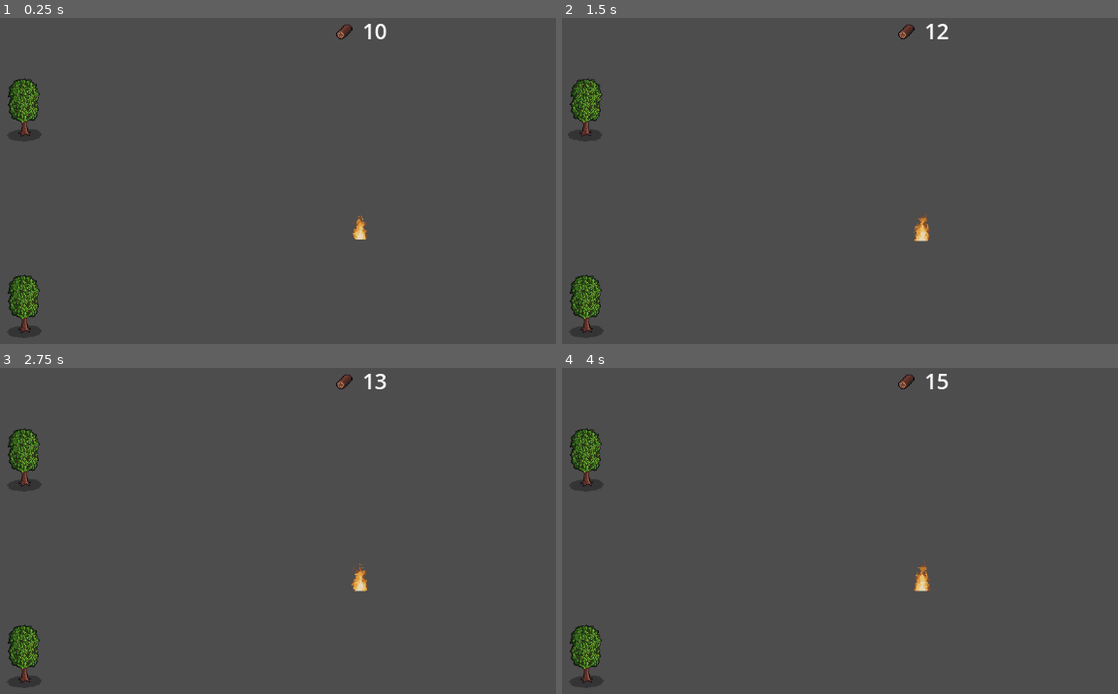
Above: before the commit, frames 1-4 (two rows, left to right).
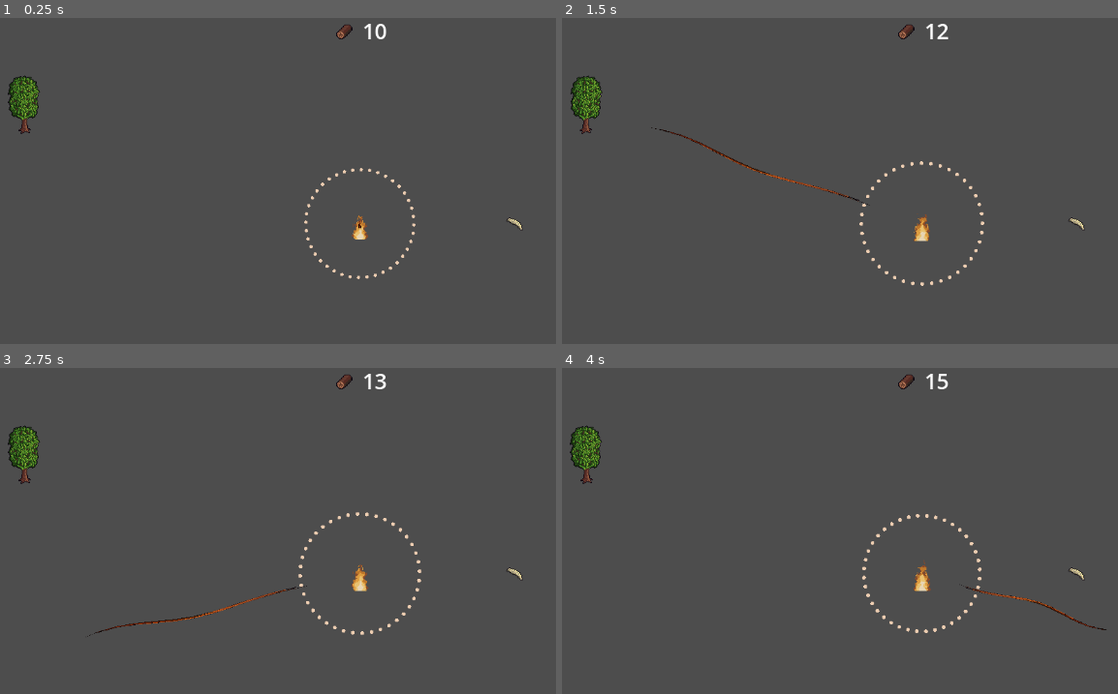
Above: after the commit, the same moments.

Repository: pelle5555/feed_fire
Game: Godot game, scene res://Main_Scene.tscn
The game is run twice, just before and just after one commit, with the same random seed, the same clock (stepped at 60 frames per second) and the same inputs.
Inputs (mouse positions are in pixels of both pictures, inside the frame that each line leads up to):
- Up to frame 1 (0.25 s): no input
- Up to frame 2 (1.5 s): tap Enter (ui_accept) at 0.5, 0.77, 1.25 s; click (923, 223) at 0.67 s; move the mouse to (584, 109) at 1.27 s; click (584, 109) at 1.42 s
- Up to frame 3 (2.75 s): tap Enter (ui_accept) at 1.52 s; move the mouse to (22, 654) at 2.02 s; click (22, 654) at 2.17 s
- Up to frame 4 (4 s): move the mouse to (884, 661) at 2.77 s; click (884, 661) at 2.92 s; tap Enter (ui_accept) at 3.02, 3.77 s; move the mouse to (outside the picture) at 3.52 s; click (outside the picture) at 3.67 s

The runs differ from the first frame. In frame 1, 1.8% of the frame differs, in the area x 1-94%, y 17-99%; in frame 2, 2.1%; in frame 3, 2.1%; in frame 4, 2.0%.

Commit message:
added fireline and circle

Diff:
--- a/Main_Scene.tscn
+++ b/Main_Scene.tscn
@@ -5,6 +5,7 @@
 [ext_resource type="Theme" uid="uid://c6yfacx51o2ms" path="res://Assets/Themes/UI_theme.tres" id="2_7fr83"]
 [ext_resource type="Texture2D" uid="uid://buhotq5mrqifq" path="res://Assets/Sprites/Trees_Free/Forage Items/Singles/Forage Items/08_Oak_Log.png" id="3_qtktj"]
 [ext_resource type="PackedScene" uid="uid://op5xh4680js4" path="res://Scenes/tree.tscn" id="5_qtktj"]
+[ext_resource type="PackedScene" uid="uid://76lovydo6bt0" path="res://Scenes/ember.tscn" id="6_654x7"]
 
 [sub_resource type="LabelSettings" id="LabelSettings_tkmsp"]
 font_size = 32
@@ -50,18 +51,11 @@
 label_settings = SubResource("LabelSettings_tkmsp")
 horizontal_alignment = 1
 
-[node name="Tree" parent="." unique_id=399329243 instance=ExtResource("5_qtktj")]
+[node name="Tree" parent="." unique_id=399329243 node_paths=PackedStringArray("inventory") instance=ExtResource("5_qtktj")]
 position = Vector2(-499, -170)
+inventory = NodePath("../Inventory")
 
-[node name="Area2D" parent="Tree" index="0" unique_id=695366536 node_paths=PackedStringArray("inventory")]
-inventory = NodePath("../../Inventory")
-
-[node name="Tree2" parent="." unique_id=1122002656 instance=ExtResource("5_qtktj")]
-position = Vector2(-499, -170)
-
-[node name="Area2D" parent="Tree2" index="0" unique_id=695366536 node_paths=PackedStringArray("inventory")]
-position = Vector2(0, 293)
-inventory = NodePath("../../Inventory")
+[node name="Ember" parent="." unique_id=637704573 instance=ExtResource("6_654x7")]
+position = Vector2(231, 0)
 
 [editable path="Tree"]
-[editable path="Tree2"]
--- /dev/null
+++ b/Scenes/ember.tscn
@@ -0,0 +1,20 @@
+[gd_scene format=3 uid="uid://76lovydo6bt0"]
+
+[ext_resource type="Script" uid="uid://c01wobxyyfwwo" path="res://Scripts/ember.gd" id="1_snadj"]
+[ext_resource type="PackedScene" uid="uid://dpbuhrnywco3f" path="res://Scenes/mouse_click_component.tscn" id="2_8gqj3"]
+[ext_resource type="Texture2D" uid="uid://dn31gbhuexsr3" path="res://Assets/Sprites/Trees_Free/Forage Items/Singles/Forage Items/05_Birch_Seed.png" id="3_snadj"]
+
+[sub_resource type="CircleShape2D" id="CircleShape2D_b8058"]
+radius = 20.024984
+
+[node name="Ember" type="Node2D" unique_id=637704573]
+script = ExtResource("1_snadj")
+
+[node name="MouseClickComponent" parent="." unique_id=1124591605 node_paths=PackedStringArray("clickable") instance=ExtResource("2_8gqj3")]
+clickable = NodePath("..")
+
+[node name="Sprite2D" type="Sprite2D" parent="MouseClickComponent" unique_id=338855072]
+texture = ExtResource("3_snadj")
+
+[node name="CollisionShape2D" type="CollisionShape2D" parent="MouseClickComponent" unique_id=1044806545]
+shape = SubResource("CircleShape2D_b8058")
--- a/Scenes/fire.tscn
+++ b/Scenes/fire.tscn
@@ -1,7 +1,10 @@
 [gd_scene format=3 uid="uid://bbaflvyj1wesb"]
 
 [ext_resource type="Script" uid="uid://cdspe4u1epitc" path="res://Scripts/fire.gd" id="1_yr3ur"]
+[ext_resource type="PackedScene" uid="uid://dpbuhrnywco3f" path="res://Scenes/mouse_click_component.tscn" id="2_idb68"]
 [ext_resource type="Texture2D" uid="uid://drvr2vstwnr8k" path="res://Assets/Sprites/Fire/Group 5 - 4.png" id="2_yr3ur"]
+[ext_resource type="Texture2D" uid="uid://p3elqbhpy564" path="res://Assets/Sprites/Trees_Free/Forage Items/Singles/Forage Items/10_Oak_Seed.png" id="4_s2jnl"]
+[ext_resource type="Script" uid="uid://dfcywkyqkv461" path="res://Scripts/influence.gd" id="5_8uni6"]
 
 [sub_resource type="AtlasTexture" id="AtlasTexture_idb68"]
 atlas = ExtResource("2_yr3ur")
@@ -70,13 +73,29 @@
 [sub_resource type="CircleShape2D" id="CircleShape2D_yr3ur"]
 radius = 45.044422
 
-[node name="Fire" type="Area2D" unique_id=239073171]
+[sub_resource type="Gradient" id="Gradient_idb68"]
+offsets = PackedFloat32Array(0.04115854, 0.50457317, 1)
+colors = PackedColorArray(0.99999994, 0.886899, 0.78418094, 1, 1, 0.6373664, 0.2273457, 1, 0.92434746, 0.260992, 0.076123275, 1)
+
+[node name="Fire" type="Node2D" unique_id=368429430]
 script = ExtResource("1_yr3ur")
 
-[node name="AnimatedSprite2D" type="AnimatedSprite2D" parent="." unique_id=596624345]
+[node name="MouseClickComponent" parent="." unique_id=1124591605 node_paths=PackedStringArray("clickable") instance=ExtResource("2_idb68")]
+clickable = NodePath("..")
+
+[node name="AnimatedSprite2D" type="AnimatedSprite2D" parent="MouseClickComponent" unique_id=596624345]
 sprite_frames = SubResource("SpriteFrames_lcnk6")
 autoplay = "default"
-frame_progress = 0.8393003
+frame_progress = 0.05340195
 
-[node name="CollisionShape2D" type="CollisionShape2D" parent="." unique_id=76047691]
+[node name="CollisionShape2D" type="CollisionShape2D" parent="MouseClickComponent" unique_id=76047691]
 shape = SubResource("CircleShape2D_yr3ur")
+
+[node name="FireLine" type="Line2D" parent="." unique_id=1957546261]
+width = 5.0
+gradient = SubResource("Gradient_idb68")
+texture = ExtResource("4_s2jnl")
+texture_mode = 2
+
+[node name="Influence" type="Area2D" parent="." unique_id=1107249097]
+script = ExtResource("5_8uni6")
--- /dev/null
+++ b/Scenes/mouse_click_component.tscn
@@ -0,0 +1,6 @@
+[gd_scene format=3 uid="uid://dpbuhrnywco3f"]
+
+[ext_resource type="Script" uid="uid://cqksxiy0thite" path="res://Scenes/mouse_input_component.gd" id="1_wxovb"]
+
+[node name="MouseClickComponent" type="Area2D" unique_id=1124591605]
+script = ExtResource("1_wxovb")
--- /dev/null
+++ b/Scenes/mouse_input_component.gd
@@ -0,0 +1,7 @@
+extends Area2D
+@export var clickable: Node2D
+
+func _input_event(viewport: Viewport, event: InputEvent, shape_idx: int) -> void:
+	if event is InputEventMouseButton:
+		if event.button_index == MOUSE_BUTTON_LEFT and event.pressed:
+			clickable.mouse_click()
--- a/Scenes/tree.tscn
+++ b/Scenes/tree.tscn
@@ -1,11 +1,12 @@
 [gd_scene format=3 uid="uid://op5xh4680js4"]
 
-[ext_resource type="Texture2D" uid="uid://t0mqdga0mk3a" path="res://Assets/Sprites/Trees_Free/Shadow/Black Outline/Premium_Trees_Black_Outline.png" id="1_0vwjc"]
 [ext_resource type="Script" uid="uid://cc1xemu252gat" path="res://Scripts/tree.gd" id="1_rsuno"]
+[ext_resource type="PackedScene" uid="uid://dpbuhrnywco3f" path="res://Scenes/mouse_click_component.tscn" id="2_l7sa7"]
+[ext_resource type="Texture2D" uid="uid://bqlf606k5i3eu" path="res://Assets/Sprites/Trees_Free/NoShadow/Black Outline/Premium_Trees_Black_Outline.png" id="3_l7sa7"]
 
-[sub_resource type="AtlasTexture" id="AtlasTexture_rsuno"]
-atlas = ExtResource("1_0vwjc")
-region = Rect2(448, 112, 64, 112)
+[sub_resource type="AtlasTexture" id="AtlasTexture_l3oha"]
+atlas = ExtResource("3_l7sa7")
+region = Rect2(448, 120, 64, 104)
 
 [sub_resource type="RectangleShape2D" id="RectangleShape2D_l7sa7"]
 size = Vector2(59, 100)
@@ -48,16 +49,18 @@
 }
 
 [node name="Tree" type="Node2D" unique_id=399329243]
-
-[node name="Area2D" type="Area2D" parent="." unique_id=695366536]
 script = ExtResource("1_rsuno")
 
-[node name="Sprite2D" type="Sprite2D" parent="Area2D" unique_id=1100963449]
-texture = SubResource("AtlasTexture_rsuno")
+[node name="MouseClickComponent" parent="." unique_id=1124591605 node_paths=PackedStringArray("clickable") instance=ExtResource("2_l7sa7")]
+clickable = NodePath("..")
 
-[node name="CollisionShape2D" type="CollisionShape2D" parent="Area2D" unique_id=1974397700]
+[node name="Sprite2D" type="Sprite2D" parent="MouseClickComponent" unique_id=1100963449]
+texture = SubResource("AtlasTexture_l3oha")
+
+[node name="CollisionShape2D" type="CollisionShape2D" parent="MouseClickComponent" unique_id=1974397700]
 position = Vector2(-1.5, -1)
 shape = SubResource("RectangleShape2D_l7sa7")
 
-[node name="AnimationPlayer" type="AnimationPlayer" parent="Area2D" unique_id=89140364]
+[node name="AnimationPlayer" type="AnimationPlayer" parent="." unique_id=89140364]
+root_node = NodePath("../MouseClickComponent")
 libraries/ = SubResource("AnimationLibrary_l3oha")
--- /dev/null
+++ b/Scripts/ember.gd
@@ -0,0 +1,15 @@
+extends Node2D
+
+
+# Called when the node enters the scene tree for the first time.
+func _ready() -> void:
+	pass # Replace with function body.
+
+
+# Called every frame. 'delta' is the elapsed time since the previous frame.
+func _process(delta: float) -> void:
+	pass
+
+
+func mouse_click() -> void:
+	print("click click")
--- a/Scripts/fire.gd
+++ b/Scripts/fire.gd
@@ -3,26 +3,60 @@
 
 @onready var animated_sprite_2d: AnimatedSprite2D = $AnimatedSprite2D
 @onready var inventory: MarginContainer = $"../Inventory"
+@onready var fire_line: Line2D = $FireLine
+@onready var collision_shape_2d: CollisionShape2D = $Influence/CollisionShape2D
 
 
 @export var fire_starting_size: float = 1
 @export var fire_increase: float = 0.1
+
+@export var starting_influence: float = 65.0
+
+@export var segments: int = 18
+@export var jitter: float = 10.0
+
+var _t := 0.0
 var fire_size: float
+var influence: float
 
 func _ready() -> void:
 	fire_size = fire_starting_size
+	influence = starting_influence
 
 
-func _input_event(viewport: Viewport, event: InputEvent, shape_idx: int) -> void:
-	if event is InputEventMouseButton:
-		if event.button_index == MOUSE_BUTTON_LEFT and event.pressed:
-			if inventory.wood_amount > 0:
-				add_to_fire()
-			else:
-				print("not enough wood")
+func _process(delta: float) -> void:
+	create_fire_arm(delta)
+
+func create_fire_arm(delta) -> void:
+	_t += delta
+	var start := Vector2.ZERO
+	var end := get_local_mouse_position()
+
+	var pts: PackedVector2Array = []
+	pts.resize(segments + 1)
+
+	for i in range(segments + 1):
+		var a := float(i) / float(segments)
+		var p := start.lerp(end, a)
+
+		var dir := (end - start)
+		var perp := dir.orthogonal().normalized() if dir.length() > 0.001 else Vector2.UP
+		var wave := sin(_t * 10.0 + a * 12.0)
+		p += perp * wave * jitter * a
+
+		pts[i] = p
+
+	fire_line.points = pts
 
 func add_to_fire() -> void:
 	print("added wood to fire")
 	fire_size += fire_increase
 	scale = Vector2(fire_size, fire_size)
 	inventory.subtract_wood()
+
+
+func mouse_click() -> void:
+	if inventory.wood_amount > 0:
+		add_to_fire()
+	else:
+		print("not enough wood")
--- /dev/null
+++ b/Scripts/influence.gd
@@ -0,0 +1,30 @@
+extends Area2D
+
+@export var radius: float = 80.0
+@export var dot_count: int = 40
+@export var dot_radius: float = 2.5
+@export var ring_thickness: float = 0.0 # not used, but handy if you expand later
+@export var color: Color = Color(1.0, 0.86, 0.736, 0.9)
+
+@export var rotate_speed: float = 0.1    # radians/sec (0 = no rotation)
+@export var pulse_amount: float = 2.0    # pixels
+@export var pulse_speed: float = 1.0     # speed of pulse
+
+var _t := 0.0
+
+func _process(delta: float) -> void:
+	_t += delta
+	queue_redraw()
+
+func _draw() -> void:
+	var r := radius + sin(_t * pulse_speed) * pulse_amount
+	if r <= 0.0 or dot_count <= 0:
+		return
+
+	var step := TAU / float(dot_count)
+	var rot := _t * rotate_speed
+
+	for i in range(dot_count):
+		var a := rot + step * i
+		var p := Vector2(cos(a), sin(a)) * r
+		draw_circle(p, dot_radius, color)
--- a/Scripts/tree.gd
+++ b/Scripts/tree.gd
@@ -12,11 +12,6 @@
 		if tree_hitpoints <= 0:
 			cut_down_tree()
 
-func _input_event(viewport: Viewport, event: InputEvent, shape_idx: int) -> void:
-	if event is InputEventMouseButton:
-		if event.button_index == MOUSE_BUTTON_LEFT and event.pressed:
-			chop_tree()
-
 func chop_tree() -> void:
 	tree_hitpoints -= 1
 
@@ -25,3 +20,6 @@
 	inventory.add_wood(2)
 #	todo: play cutdown animation
 	queue_free()
+
+func mouse_click() -> void:
+	chop_tree()
Not shown, added: Scenes/mouse_input_component.gd.uid
Not shown, added: Scripts/ember.gd.uid
Not shown, added: Scripts/influence.gd.uid
